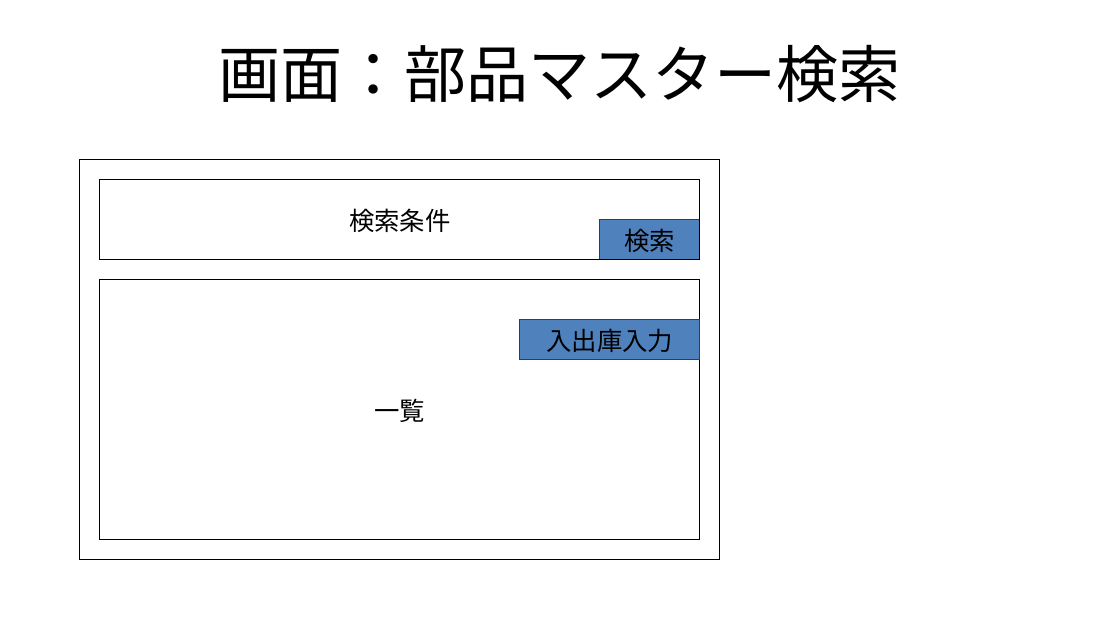
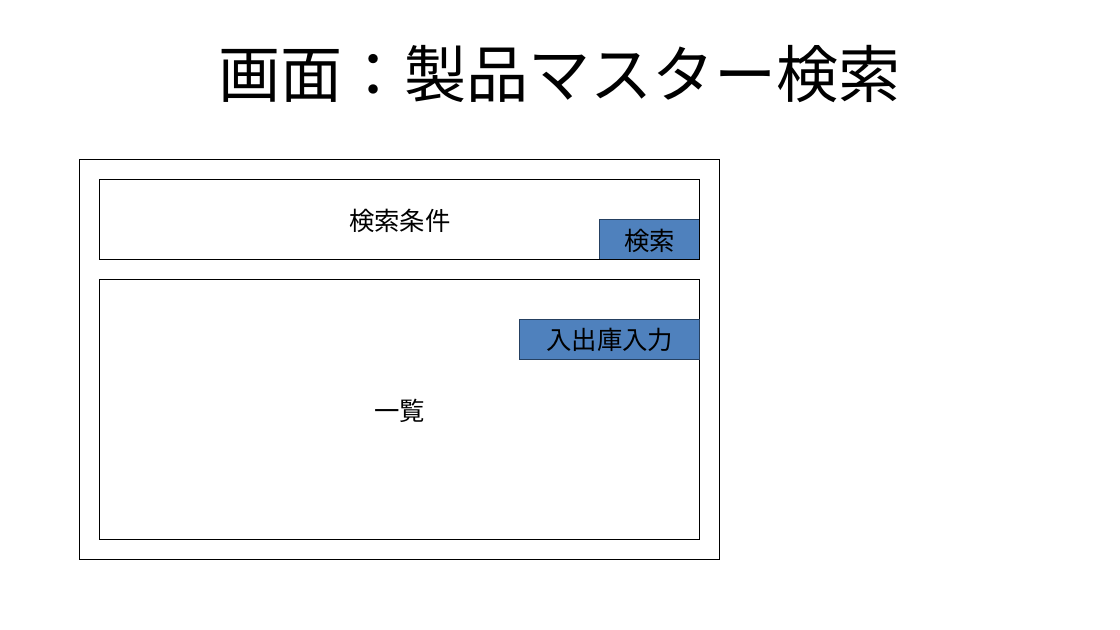
Before and after one commit to roja1988/88_WorkProduct, a slide deck: slide 9 of document/制作物_案.pptx. Drawn at 1120x630 pixels with LibreOffice and Linux fonts; fonts in the diff are those of the drawing. Boxes give left, top, right and bottom in pixels: in the first picture for what was removed or moved away, otherwise in the second. Text is boxed around its words. In the diff, an @@ line names an element or a change of style, - is before the commit and + after.

Commit message:
プラモデル在庫管理に変更、再度ナビメニューを共通部品化

```diff
--- a/document/制作物_案.pptx
+++ b/document/制作物_案.pptx
@@ title at (x1=218, y1=44, x2=901, y2=102): text changed @@
-画面：部品マスター検索
+画面：製品マスター検索
```
Also in this commit, not shown: 7 other slides changed, 20 other files.
